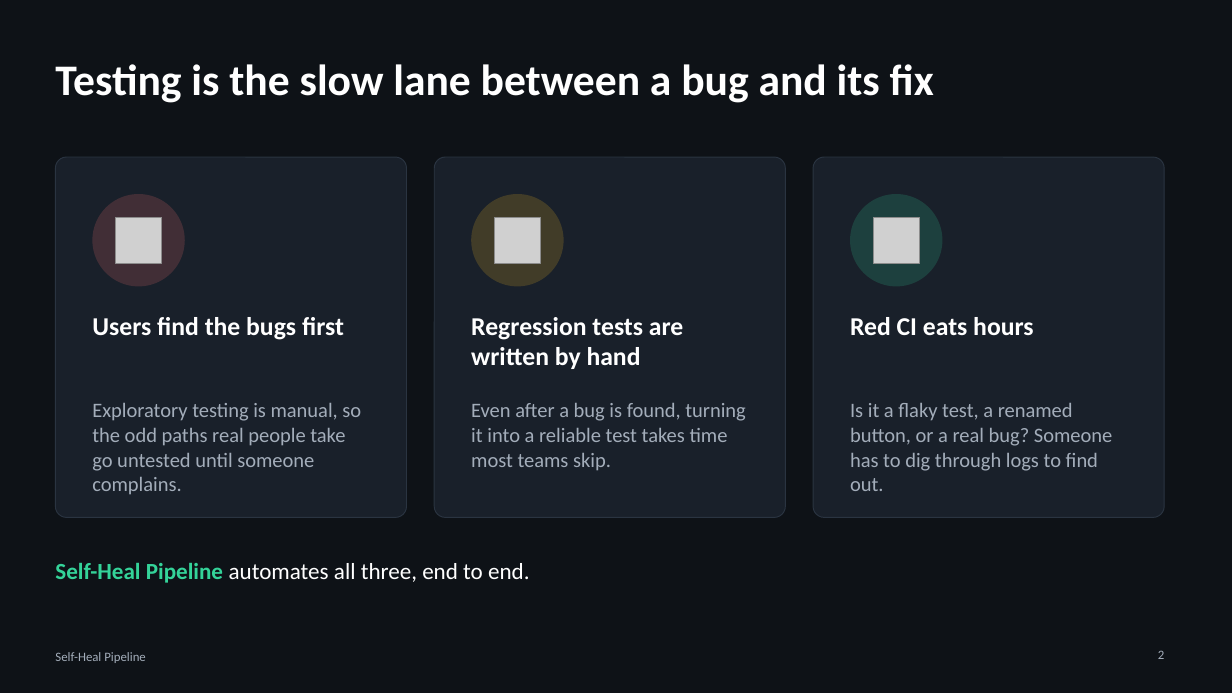
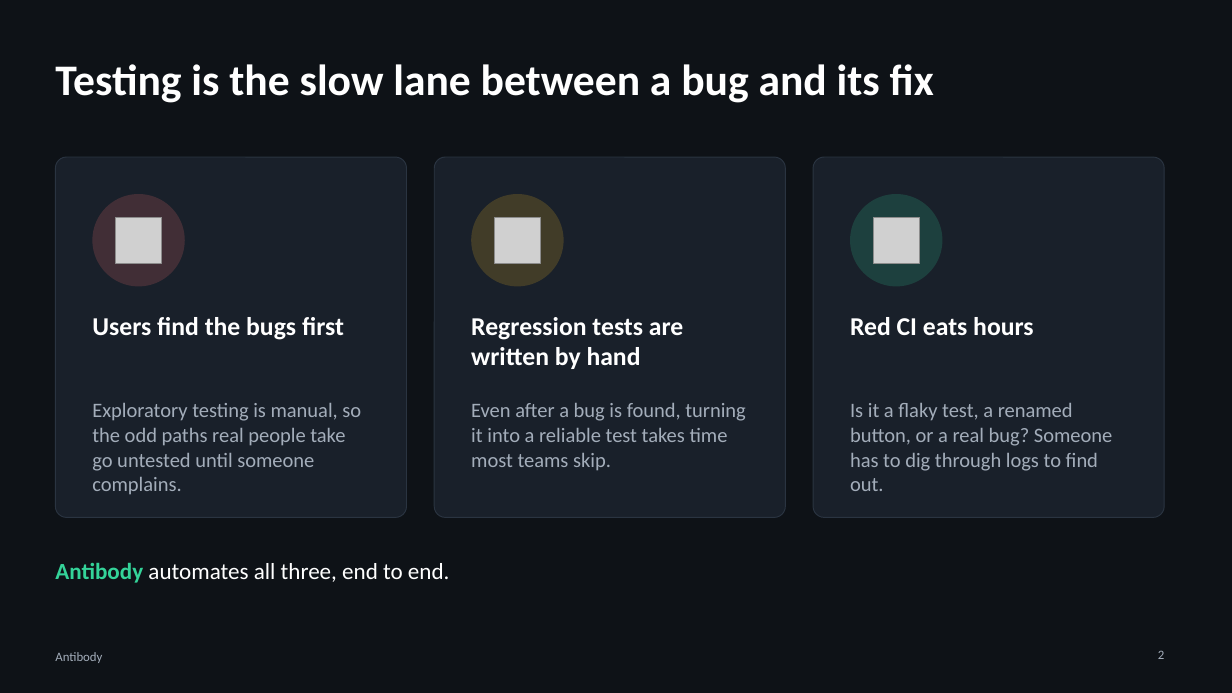
Before and after one commit to Sambaran25/SELF-HEAL-PIPELINE, a slide deck: slide 2 of presentation/self-heal-pipeline.pptx. Drawn at 1232x693 pixels with LibreOffice and Linux fonts; fonts in the diff are those of the drawing; grey boxes stand for pictures. Boxes give left, top, right and bottom in pixels: in the first picture for what was removed or moved away, otherwise in the second. Text is boxed around its words. In the diff, an @@ line names an element or a change of style, - is before the commit and + after.

```diff
--- a/presentation/self-heal-pipeline.pptx
+++ b/presentation/self-heal-pipeline.pptx
@@ text at [55,563,450,583]: text changed @@
-Self-Heal Pipeline automates all three, end to end.
+Antibody automates all three, end to end.
@@ text at [55,652,102,663]: text changed @@
-Self-Heal Pipeline
+Antibody
```
Also in this commit, not shown: 9 other slides changed, 2 other files.
